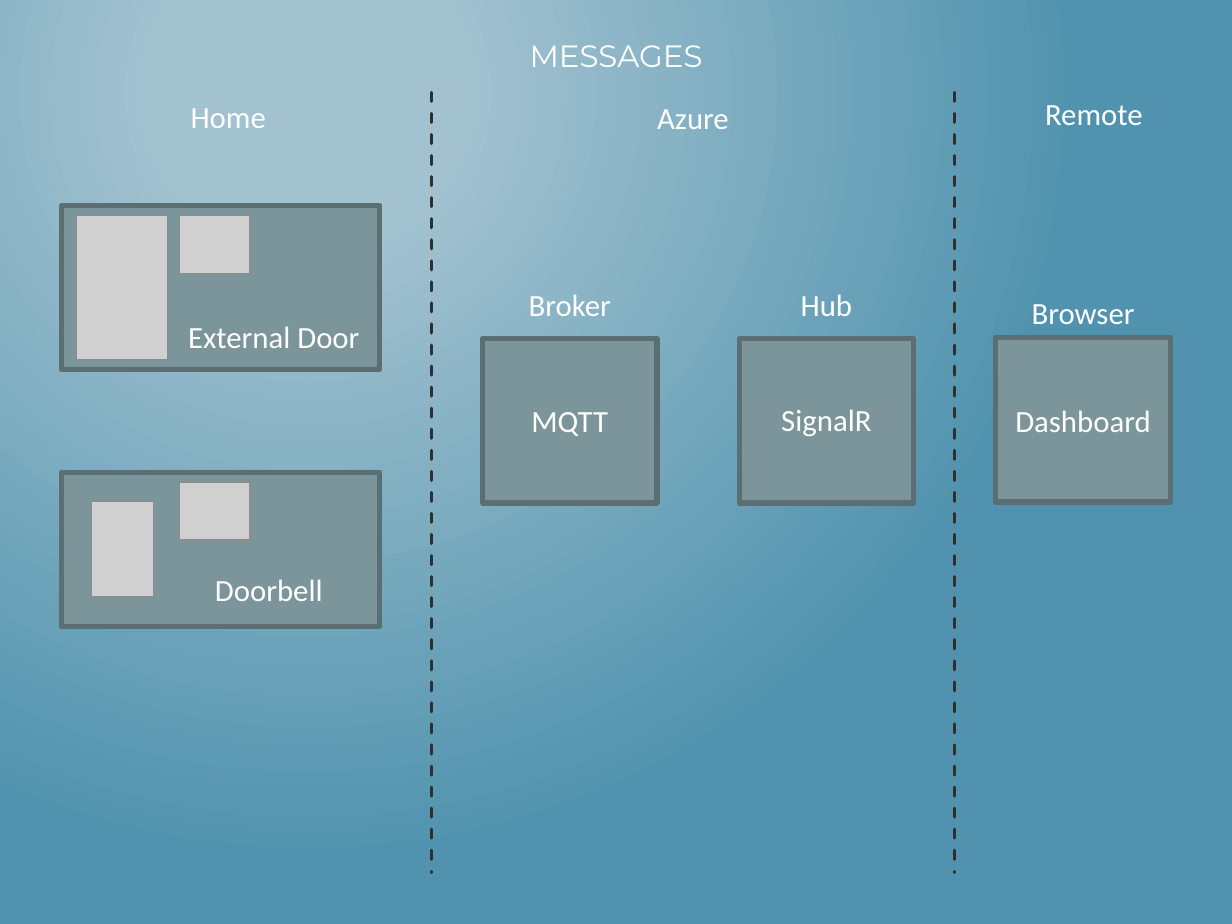
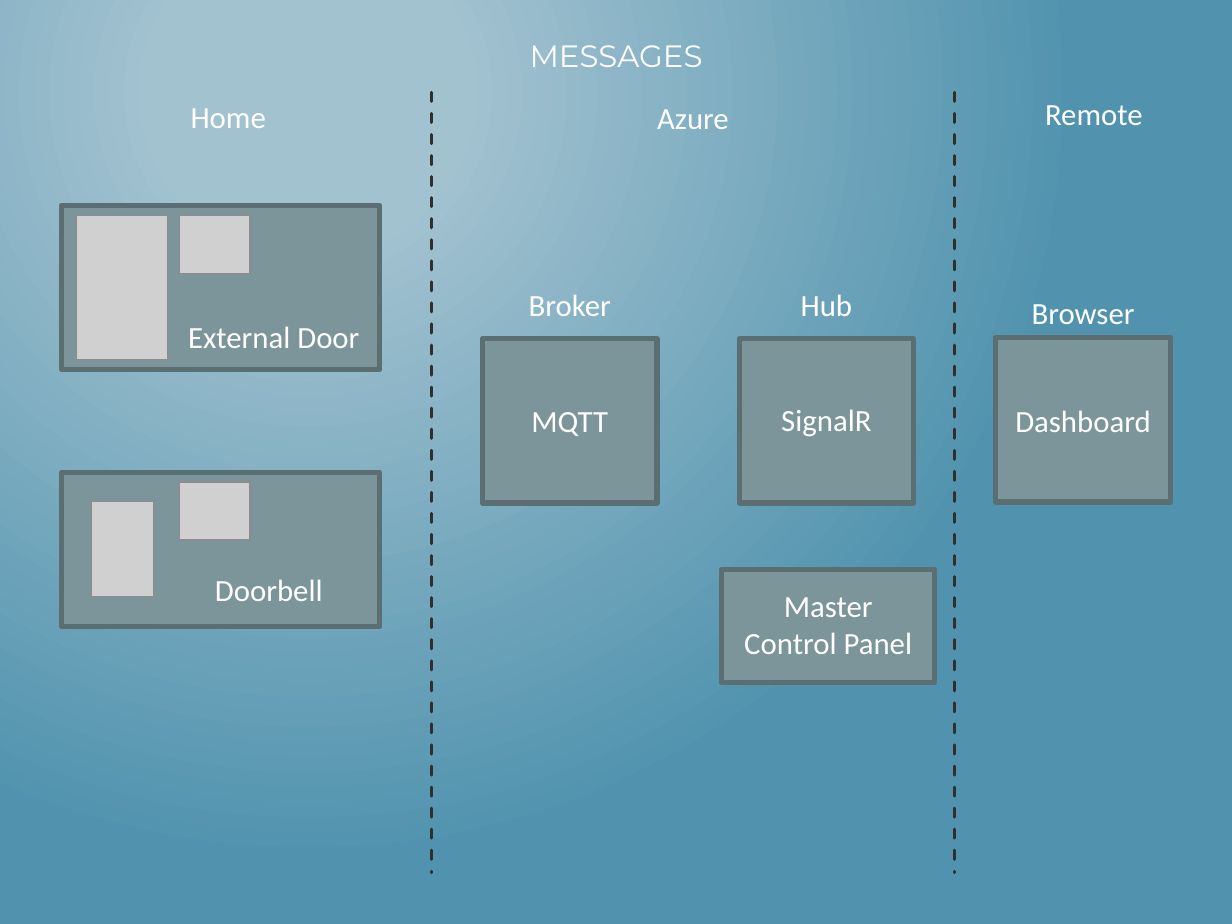
Before and after one commit to mlinnen/CloudHomeSecurity, a slide deck: slide 9 of docs/HacknightPowerPoint.pptx (slide 8 before the commit). Drawn at 1232x924 pixels with LibreOffice and Linux fonts; fonts in the diff are those of the drawing; grey boxes stand for pictures. Boxes give left, top, right and bottom in pixels: in the first picture for what was removed or moved away, otherwise in the second. Text is boxed around its words. In the diff, an @@ line names an element or a change of style, - is before the commit and + after.

```diff
--- a/docs/HacknightPowerPoint.pptx
+++ b/docs/HacknightPowerPoint.pptx
@@ rectangle added at box(721, 569, 934, 683), fill #7C959A, outline #5C6E72 3.03 pt @@
@@ text added at box(744, 597, 912, 654), 18 pt, text #FFFFFF @@
+Master Control Panel
```
Also in this commit, not shown: 5 other slides changed, 8 slides added.
